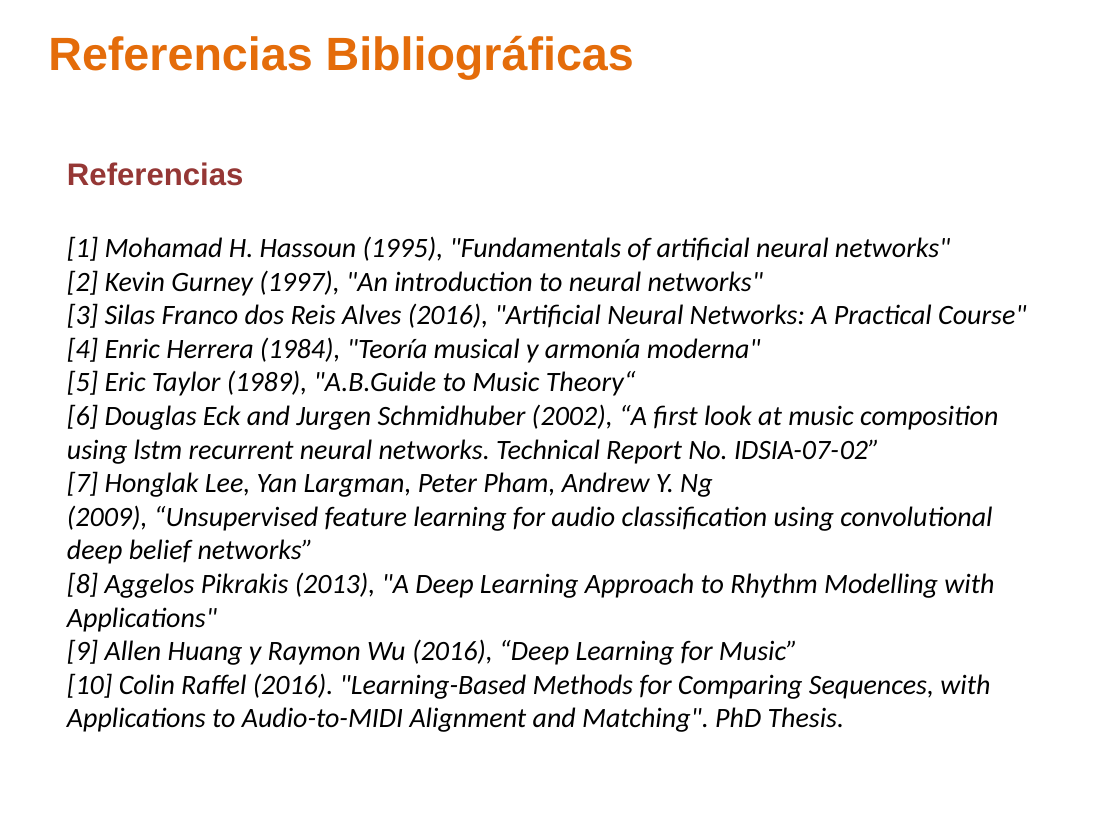
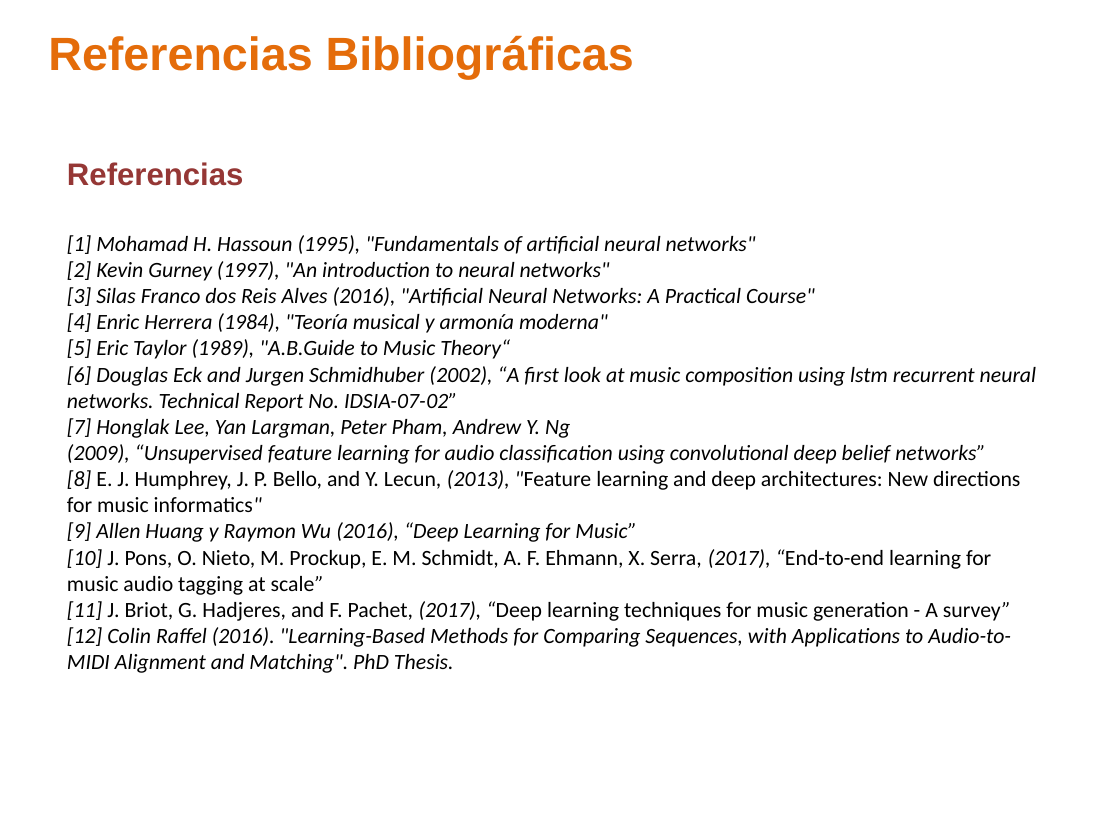
Before and after one commit to ealn/Tesis, a slide deck: slide 26 of documentos/Presentacion.pptx. Drawn at 1120x840 pixels with LibreOffice and Linux fonts; fonts in the diff are those of the drawing; background and template pictures are left out. Boxes give left, top, right and bottom in pixels: in the first picture for what was removed or moved away, otherwise in the second. Text is boxed around its words. In the diff, an @@ line names an element or a change of style, - is before the commit and + after.

```diff
--- a/documentos/Presentacion.pptx
+++ b/documentos/Presentacion.pptx
@@ text at [67,235,1037,542]: size 18 to 14 pt in "[1] Mohamad H. Hassoun (1995), "Fundamentals of ...", "[2] Kevin Gurney (1997), "An introduction to ...", "[3] Silas Franco dos Reis Alves (2016), ...", "[4] Enric Herrera (1984), "Teoría musical y ..." and 5 more places @@
@@ text at [67,470,1020,512]: text changed; size 18 to 14 pt; italic off @@
-[8] Aggelos Pikrakis (2013), "A Deep Learning Approach to Rhythm Modelling with Applications"
+[8] E. J. Humphrey, J. P. Bello, and Y. Lecun, (2013), "Feature learning and deep architectures: New directions for music informatics"
@@ text at [67,549,1011,673]: text changed; size 18 to 14 pt; italic off @@
-[10] Colin Raffel (2016). "Learning-Based Methods for Comparing Sequences, with Applications to Audio-to-MIDI Alignment and Matching". PhD Thesis.
+[10] J. Pons, O. Nieto, M. Prockup, E. M. Schmidt, A. F. Ehmann, X. Serra, (2017), “End-to-end learning for music audio tagging at scale”
+[11] J. Briot, G. Hadjeres, and F. Pachet, (2017), “Deep learning techniques for music generation - A survey”
+[12] Colin Raffel (2016). "Learning-Based Methods for Comparing Sequences, with Applications to Audio-to-MIDI Alignment and Matching". PhD Thesis.
```
Also in this commit, not shown: 2 other slides changed.
